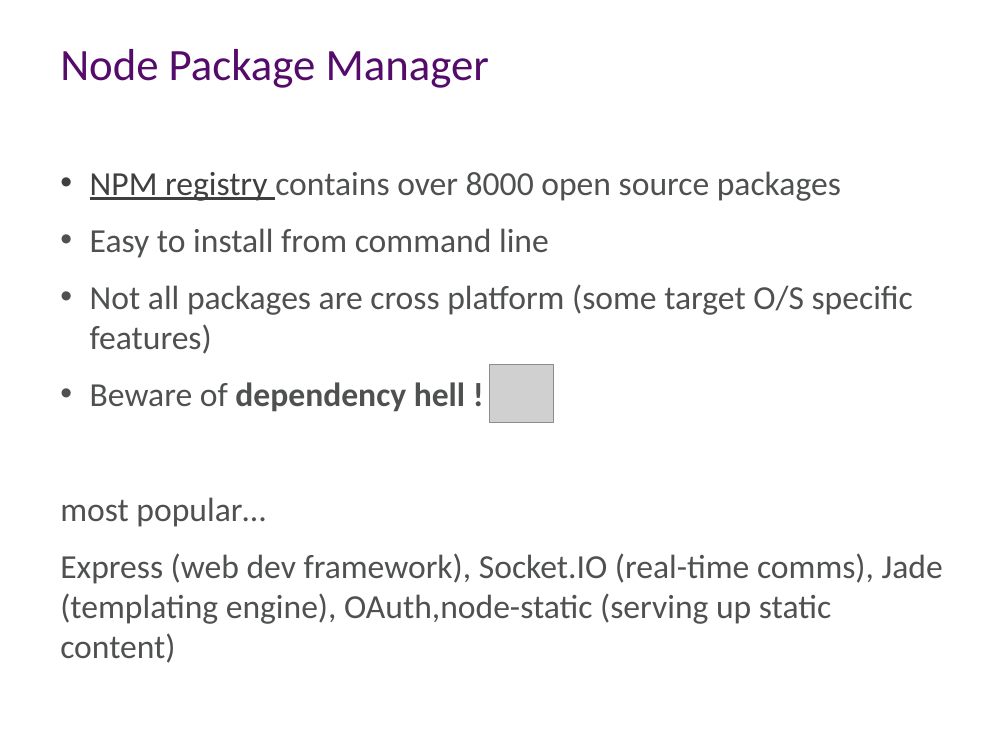
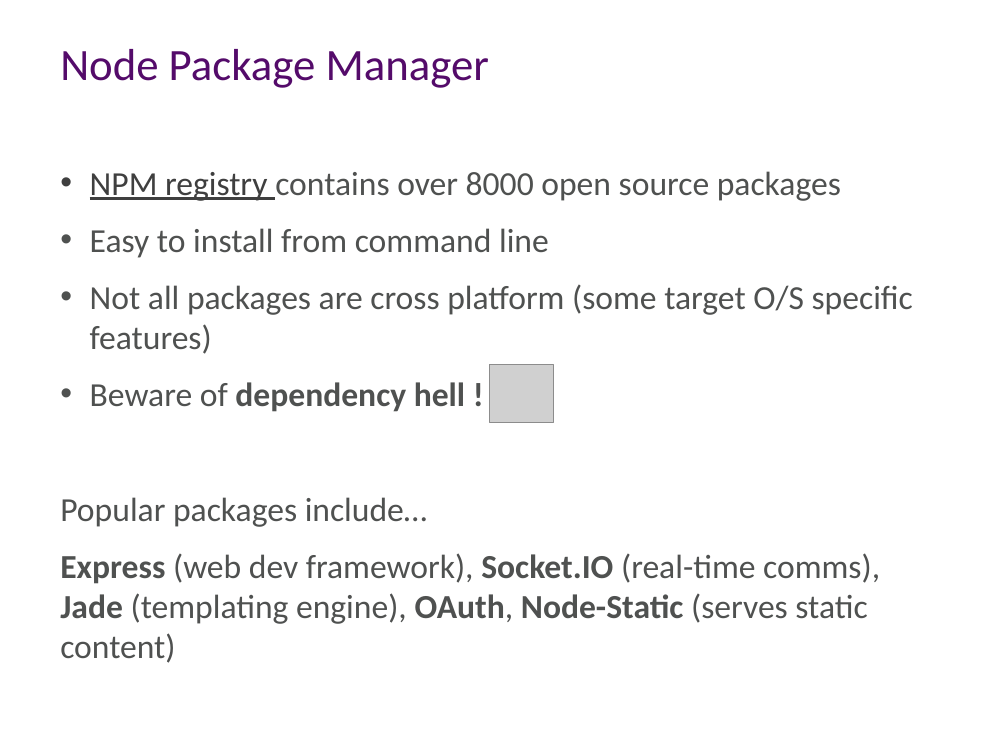
Before and after one commit to aidancasey/AzureNodeChatClient, a slide deck: slide 11 of presentation/Building Node.js Applications on Windows Azure.pptx. Drawn at 1008x756 pixels with LibreOffice and Linux fonts; fonts in the diff are those of the drawing; grey boxes stand for pictures; background and template pictures are left out. Boxes give left, top, right and bottom in pixels: in the first picture for what was removed or moved away, otherwise in the second. Text is boxed around its words. In the diff, an @@ line names an element or a change of style, - is before the commit and + after.

```diff
--- a/presentation/Building Node.js Applications on Windows Azure.pptx
+++ b/presentation/Building Node.js Applications on Windows Azure.pptx
@@ text at box(60, 497, 880, 663): text changed @@
-most popular…
-Express (web dev framework), Socket.IO (real-time comms), Jade (templating engine), OAuth,node-static (serving up static content)
+Popular packages include…
+Express (web dev framework), Socket.IO (real-time comms), Jade (templating engine), OAuth, Node-Static (serves static content)
```
Also in this commit, not shown: 9 other slides changed.
